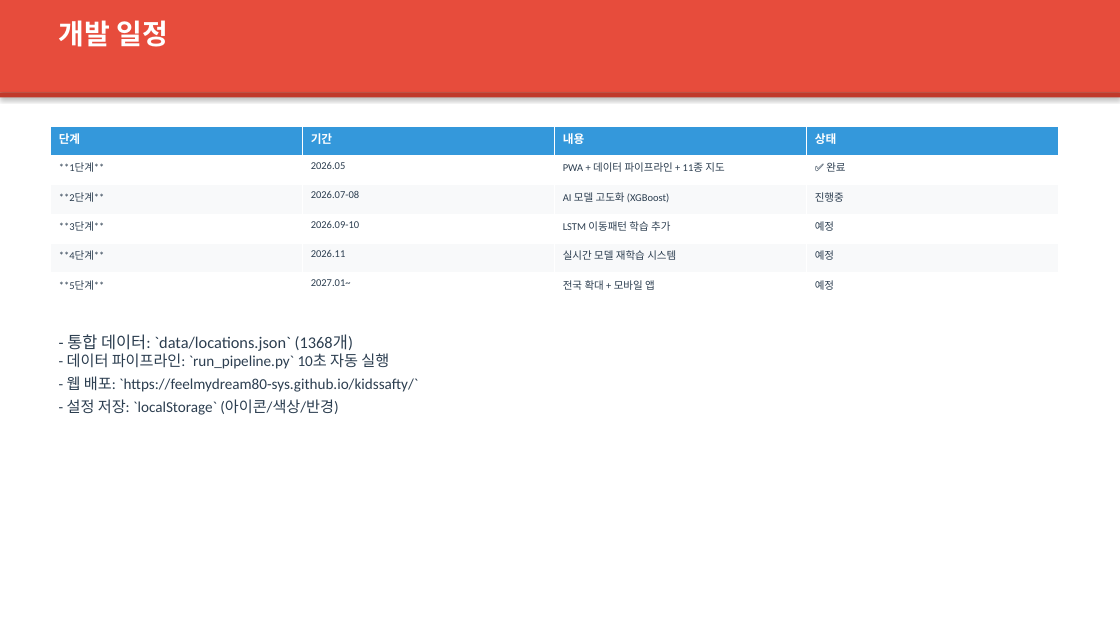
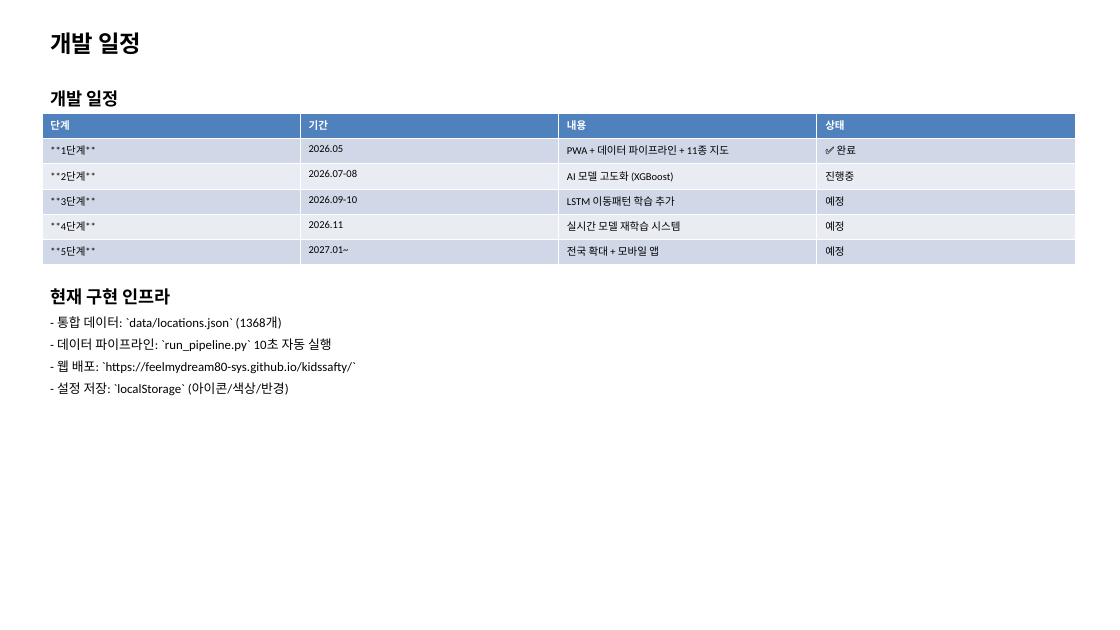
Before and after one commit to feelmydream80-sys/kidssafty, a slide deck: slide 16 of submission/ppt/KidsSafeAI_PPT_v4.pptx (slide 22 before the commit). Drawn at 1120x630 pixels with LibreOffice and Linux fonts; fonts in the diff are those of the drawing. Boxes give left, top, right and bottom in pixels: in the first picture for what was removed or moved away, otherwise in the second. Text is boxed around its words. In the diff, an @@ line names an element or a change of style, - is before the commit and + after.

```diff
--- a/submission/ppt/KidsSafeAI_PPT_v4.pptx
+++ b/submission/ppt/KidsSafeAI_PPT_v4.pptx
@@ rectangle removed at [0, 0, 1120, 92] @@
@@ text "개발 일정": place and size @@
-text "개발 일정" at [59, 20, 169, 47]
+text "개발 일정" at [50, 32, 141, 54]
@@ text "개발 일정" at [50, 32, 141, 54]: size 24 to 20 pt, text colour #FFFFFF to #000000 @@
@@ rectangle removed at [0, 92, 1120, 97] @@
@@ table at [42, 113, 1077, 265] @@
@@ fill #3498DB to #4F81BD in row 1 @@
@@ fill #FFFFFF to #D0D8E8 in 12 cells @@
@@ fill #F8F9FA to #E9EDF4 in 8 cells @@
@@ size 10 to 9 pt in "단계", "기간", "내용", "상태" @@
@@ text colour #2C3E50 to #000000 @@
@@ table: place and size @@
-table at [50, 126, 1059, 302]
+table at [42, 113, 1077, 265]
@@ text added at [50, 90, 118, 107], 15 pt, text #000000, bold @@
+개발 일정
@@ text added at [50, 288, 171, 305], 15 pt, text #000000, bold @@
+현재 구현 인프라
@@ text added at [57, 316, 282, 330], 11 pt, text #000000 @@
+- 통합 데이터: `data/locations.json` (1368개)
@@ text added at [57, 338, 332, 351], 11 pt, text #000000 @@
+- 데이터 파이프라인: `run_pipeline.py` 10초 자동 실행
@@ text removed at [67, 334, 418, 415] @@
-- 통합 데이터: `data/locations.json` (1368개)
-- 데이터 파이프라인: `run_pipeline.py` 10초 자동 실행
-- 웹 배포: `https://feelmydream80-sys.github.io/kidssafty/`
-- 설정 저장: `localStorage` (아이콘/색상/반경)
@@ text added at [57, 360, 356, 373], 11 pt, text #000000 @@
+- 웹 배포: `https://feelmydream80-sys.github.io/kidssafty/`
@@ text added at [57, 382, 289, 396], 11 pt, text #000000 @@
+- 설정 저장: `localStorage` (아이콘/색상/반경)
```
Also in this commit, not shown: 13 other slides changed, 6 slides added, 14 slides removed, 1 other file.
